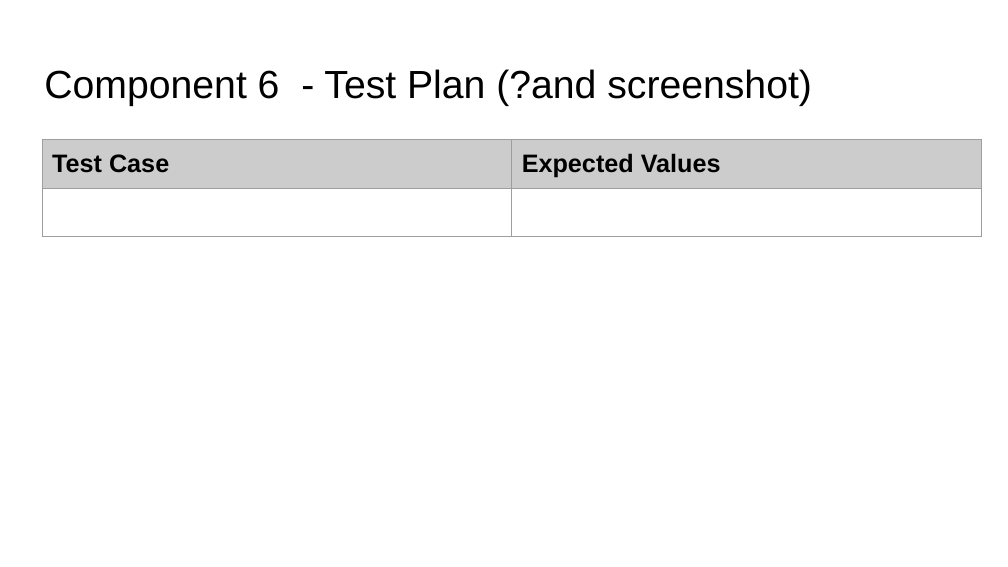
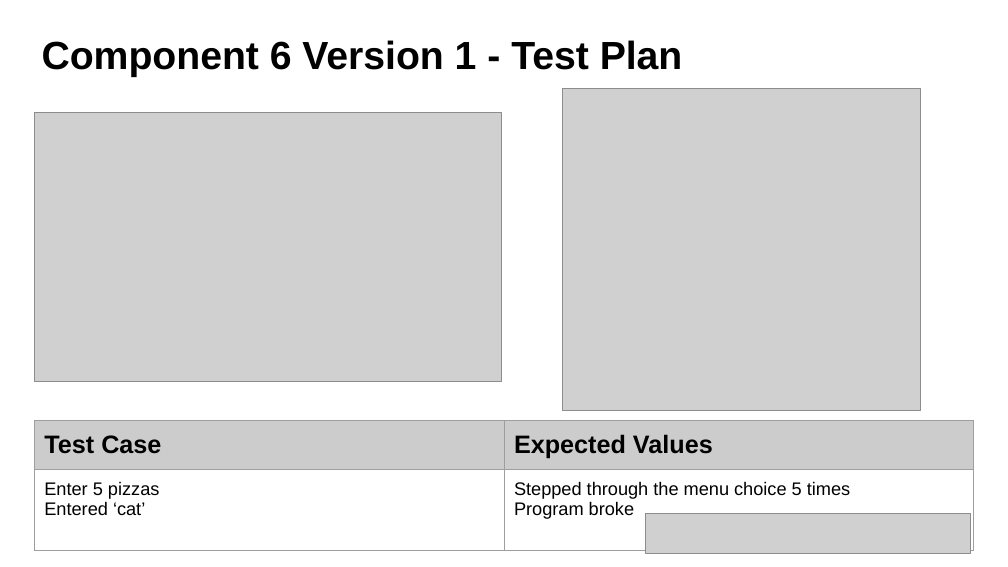
Before and after one commit to danettp/ds_nuts_bot, a slide deck: slide 49 of Danett Pepito - 000_91896 _ 91897 Documentation - 2150400 (Git).pptx. Drawn at 1008x567 pixels with LibreOffice and Linux fonts; fonts in the diff are those of the drawing; grey boxes stand for pictures; background and template pictures are left out. Boxes give left, top, right and bottom in pixels: in the first picture for what was removed or moved away, otherwise in the second. Text is boxed around its words. In the diff, an @@ line names an element or a change of style, - is before the commit and + after.

Commit message:
Added nut choice
Nut choice system added

```diff
--- a/Danett Pepito - 000_91896 _ 91897 Documentation - 2150400 (Git).pptx
+++ b/Danett Pepito - 000_91896 _ 91897 Documentation - 2150400 (Git).pptx
@@ title at <box>42,40,683,77</box>: text changed; bold on @@
-Component 6 - Test Plan (?and screenshot)
+Component 6 Version 1 - Test Plan
@@ picture added at <box>562,89,920,411</box> @@
@@ picture added at <box>34,112,501,381</box> @@
@@ table at <box>34,420,974,556</box> @@
-row 2, column 1: 
+row 2, column 1: Enter 5 pizzas / Entered ‘cat’
-row 2, column 2: 
+row 2, column 2: Stepped through the menu choice 5 times / Program broke
@@ table: place and size @@
-table at <box>42,140,982,241</box>
+table at <box>34,420,974,556</box>
@@ picture added at <box>645,513,971,553</box> @@
```
Also in this commit, not shown: 1 other slide changed, 2 slides added, 1 other file.
